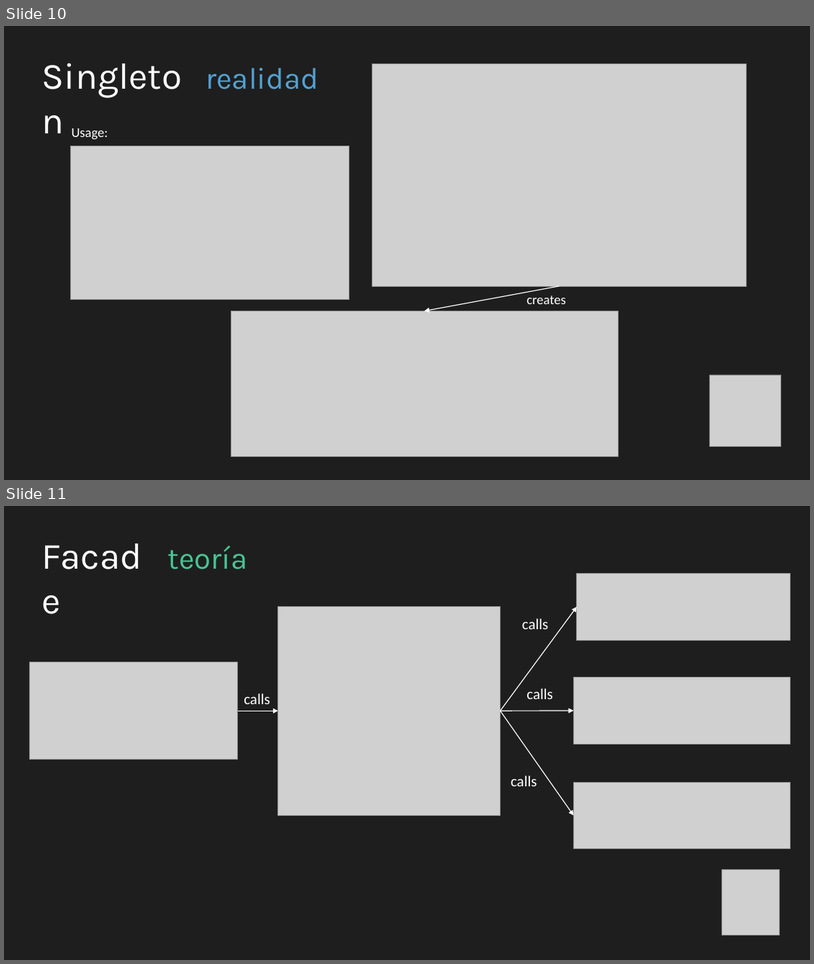
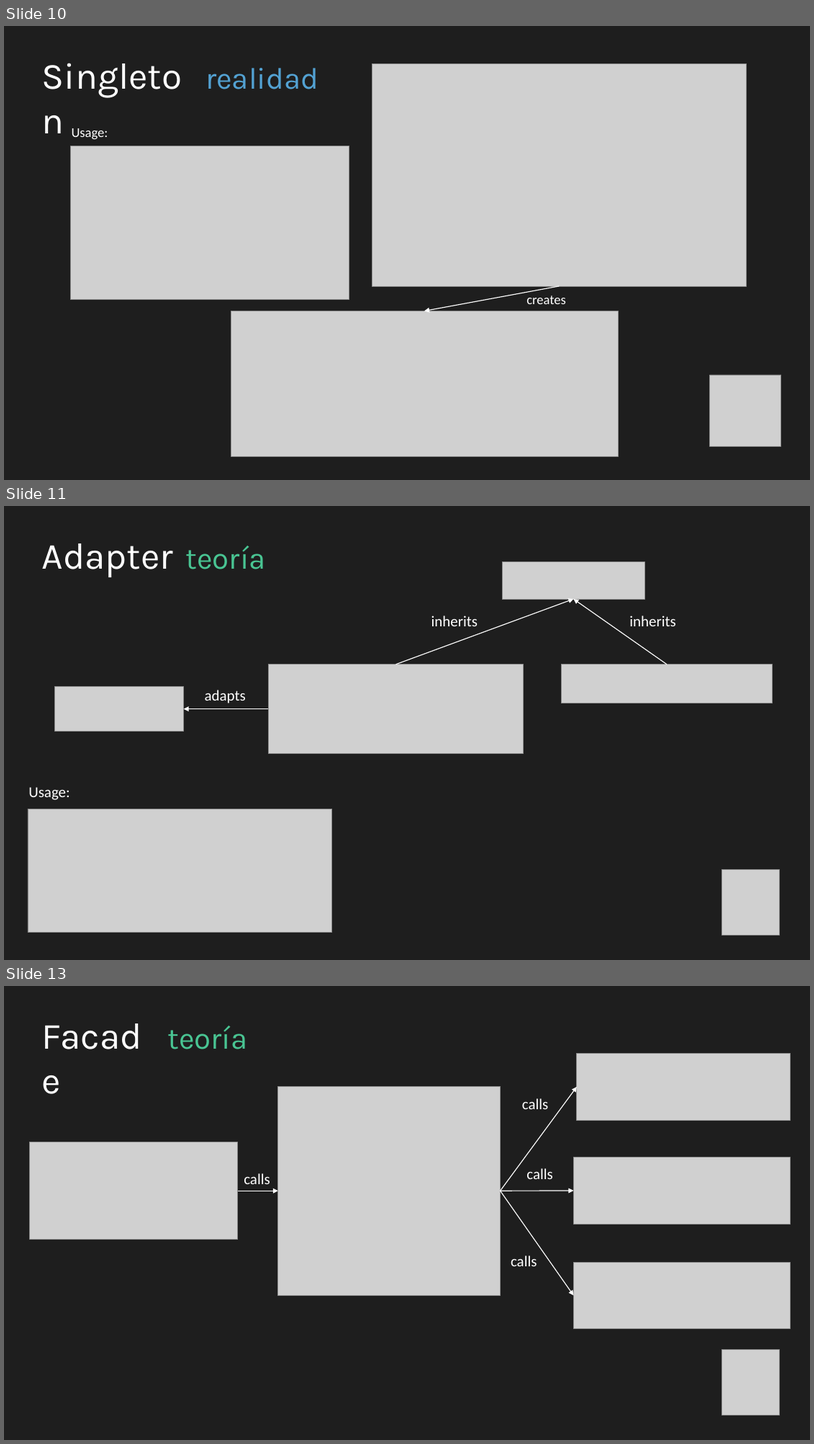
Before and after one commit to cbastos/jsdaycan2019-typescript-patterns, a slide deck: slides/Patrones de diseño con Typescript en el mundo real.pptx. Shown one above the other, each under a label of ours: slides 10 and 11 before the commit, slides 10, 11 and 13 after it; the slides between them are not shown. The pictures are 814x964 and 814x1444 pixels, drawn with LibreOffice and Linux fonts; fonts in the diff are those of the drawing; grey boxes stand for pictures. Boxes give left, top, right and bottom in pixels: in the first picture for what was removed or moved away, otherwise in the second. Text is boxed around its words. In the diff, an @@ line names an element or a change of style, - is before the commit and + after.

Commit message:
fixed adapter and facade patterns

```diff
--- a/slides/Patrones de diseño con Typescript en el mundo real.pptx
+++ b/slides/Patrones de diseño con Typescript en el mundo real.pptx
@@ slide 11 added at (4,506,810,960), background #1E1E1E @@
@@ text added at (42,543,173,577), 44 pt, text #FFFFFF @@
+Adapter
@@ text added at (186,546,266,569), 36 pt, text #49C593 @@
+teoría
@@ picture added at (503,561,646,599) @@
@@ arrow added from (396, 664) to (574, 599), #FFFFFF 1 pt @@
@@ arrow added from (667, 664) to (574, 599), #FFFFFF 1 pt @@
@@ text added at (432,615,478,626), 18 pt, text #FFFFFF @@
+inherits
@@ text added at (630,615,676,626), 18 pt, text #FFFFFF @@
+inherits
@@ picture added at (268,664,524,754) @@
@@ picture added at (562,664,772,703) @@
@@ picture added at (55,687,184,731) @@
@@ text added at (205,690,246,703), 18 pt, text #FFFFFF @@
+adapts
@@ arrow added from (268, 708) to (184, 708), #FFFFFF 1 pt @@
@@ text added at (28,787,70,800), 18 pt, text #FFFFFF @@
+Usage:
@@ picture added at (28,808,332,932) @@
@@ picture added at (723,870,780,935) @@
@@ what was slide 11 is now slide 13 @@
```
Also in this commit, not shown: 1 slide changed, 1 other slide added, 16 other files.
